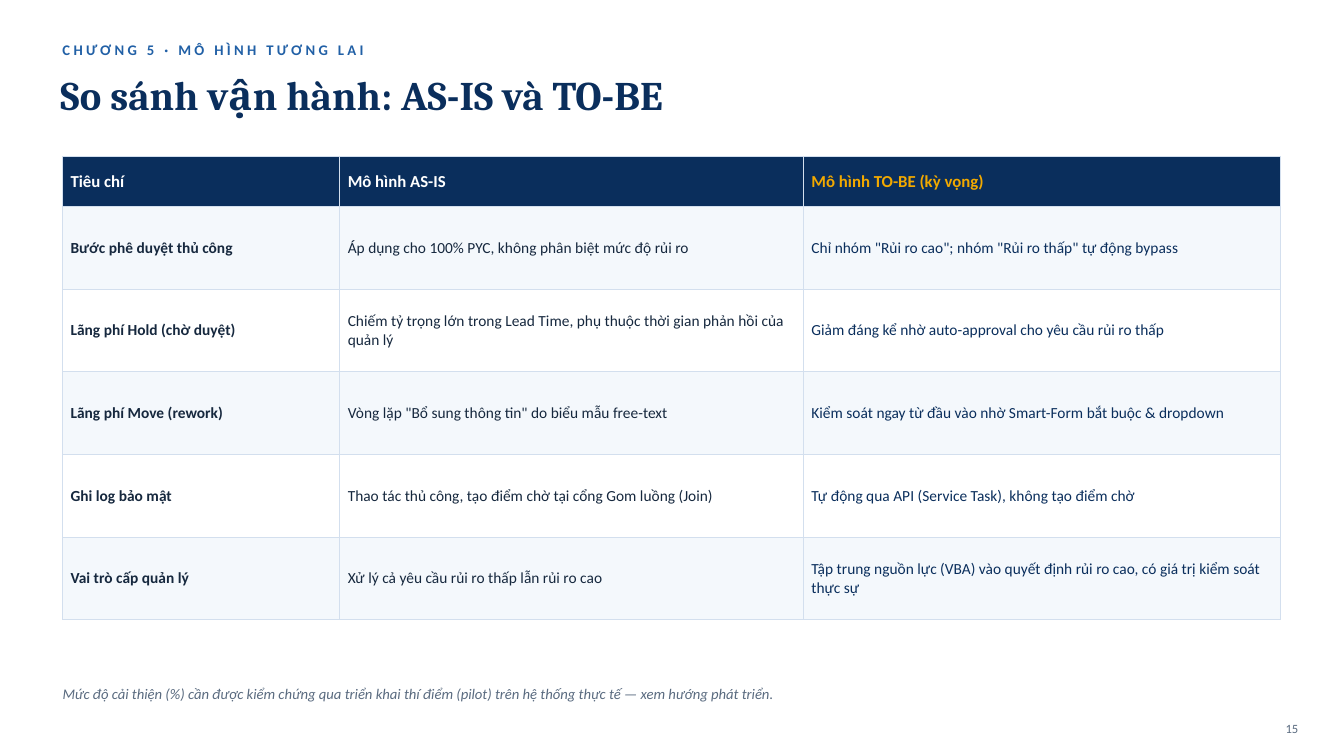
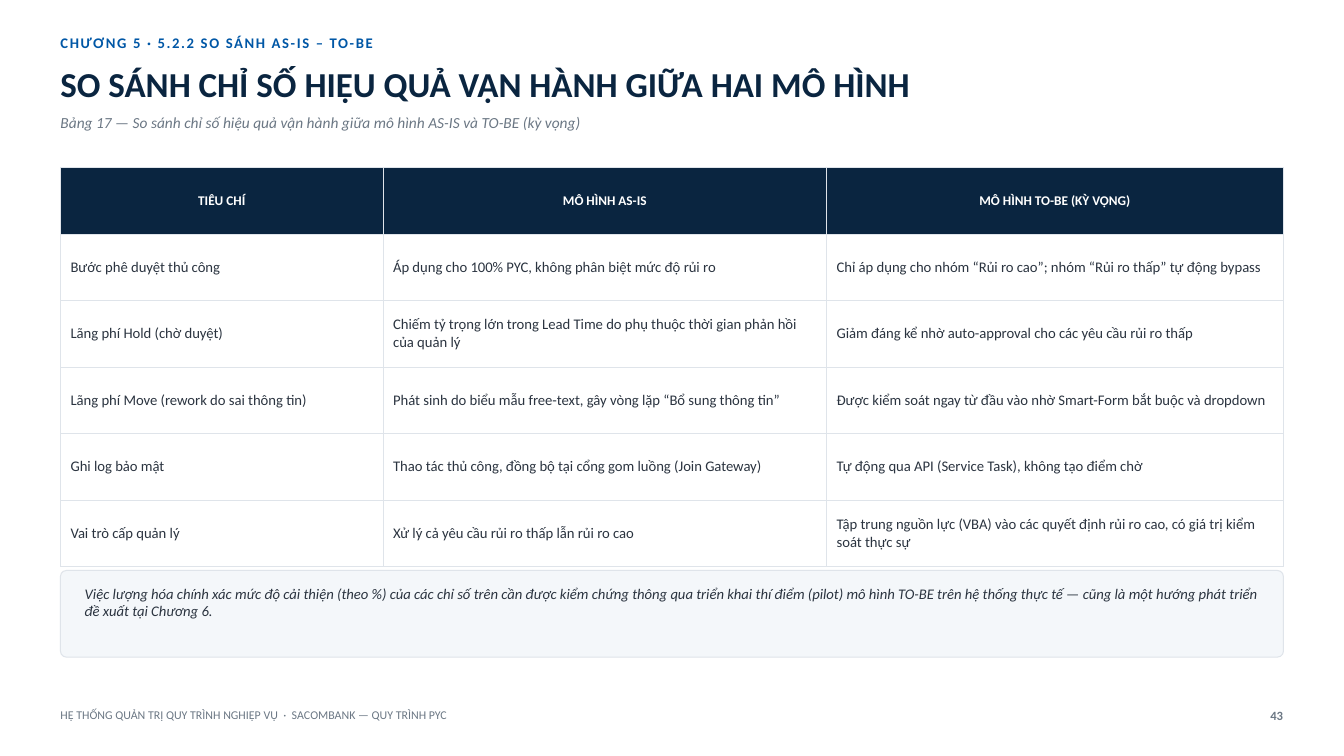
Before and after one commit to trilm83/SACOMBANK, a slide deck: slide 43 of BaoCao_PYC_Sacombank.pptx (slide 15 before the commit). Drawn at 1344x756 pixels with LibreOffice and Linux fonts; fonts in the diff are those of the drawing. Boxes give left, top, right and bottom in pixels: in the first picture for what was removed or moved away, otherwise in the second. Text is boxed around its words. In the diff, an @@ line names an element or a change of style, - is before the commit and + after.

Commit message:
Update slide Báo cáo

```diff
--- a/BaoCao_PYC_Sacombank.pptx
+++ b/BaoCao_PYC_Sacombank.pptx
@@ text removed at [62,42,364,55] @@
-CHƯƠNG 5 · MÔ HÌNH TƯƠNG LAI
@@ text added at [133,38,348,48], 10.5 pt, text #0057A6, bold @@
+CHƯƠNG 5 · 5.2.2 SO SÁNH AS-IS – TO-BE
@@ text added at [60,68,909,103], 25 pt, text #0A2540, bold @@
+SO SÁNH CHỈ SỐ HIỆU QUẢ VẬN HÀNH GIỮA HAI MÔ HÌNH
@@ text at [60,116,580,131]: text changed; size 29 to 11 pt; font Cambria to Calibri; text colour #0A2E5C to #6B7784; bold off; italic on @@
-So sánh vận hành: AS-IS và TO-BE
+Bảng 17 — So sánh chỉ số hiệu quả vận hành giữa mô hình AS-IS và TO-BE (kỳ vọng)
@@ text "Bảng 17 — So sánh ..." at [60,116,580,131]: vertical alignment middle to top @@
@@ table at [60,167,1284,554] @@
-row 1: Tiêu chí | Mô hình AS-IS | Mô hình TO-BE (kỳ vọng)
+row 1: TIÊU CHÍ | MÔ HÌNH AS-IS | MÔ HÌNH TO-BE (KỲ VỌNG)
@@ row 2, column 3: "Chỉ nhóm "Rủi ro cao"; nhóm "Rủi ro thấp" tự động bypass" to "Chỉ áp dụng cho nhóm “Rủi ro cao”; nhóm “Rủi ro thấp” tự động bypass" @@
-row 3, column 2: Chiếm tỷ trọng lớn trong Lead Time, phụ thuộc thời gian phản hồi của quản lý
+row 3, column 2: Chiếm tỷ trọng lớn trong Lead Time do phụ thuộc thời gian phản hồi của quản lý
-row 3, column 3: Giảm đáng kể nhờ auto-approval cho yêu cầu rủi ro thấp
+row 3, column 3: Giảm đáng kể nhờ auto-approval cho các yêu cầu rủi ro thấp
-row 4: Lãng phí Move (rework) | Vòng lặp "Bổ sung thông tin" do biểu mẫu free-text | Kiểm soát ngay từ đầu vào nhờ Smart-Form bắt buộc & dropdown
+row 4: Lãng phí Move (rework do sai thông tin) | Phát sinh do biểu mẫu free-text, gây vòng lặp “Bổ sung thông tin” | Được kiểm soát ngay từ đầu vào nhờ Smart-Form bắt buộc và dropdown
-row 5, column 2: Thao tác thủ công, tạo điểm chờ tại cổng Gom luồng (Join)
+row 5, column 2: Thao tác thủ công, đồng bộ tại cổng gom luồng (Join Gateway)
-row 6, column 3: Tập trung nguồn lực (VBA) vào quyết định rủi ro cao, có giá trị kiểm soát thực sự
+row 6, column 3: Tập trung nguồn lực (VBA) vào các quyết định rủi ro cao, có giá trị kiểm soát thực sự
@@ fill #0A2E5C to #0A2540 in row 1 @@
@@ fill #F4F8FC to none in 9 cells @@
@@ fill #FFFFFF to none in 6 cells @@
@@ size 11 to 10.5 pt in "Bước phê duyệt thủ công", "Áp dụng cho 100% PYC, không phân ...", "Lãng phí Hold (chờ duyệt)", "Ghi log bảo mật" and 3 more places @@
@@ text colour #16283E to #2B3440 in "Bước phê duyệt thủ công", "Áp dụng cho 100% PYC, không phân ...", "Lãng phí Hold (chờ duyệt)", "Ghi log bảo mật" and 2 more places @@
@@ bold off in "Bước phê duyệt thủ công", "Lãng phí Hold (chờ duyệt)", "Ghi log bảo mật", "Vai trò cấp quản lý" @@
@@ text colour #0A2E5C to #2B3440 in "Tự động qua API (Service Task), không ..." @@
@@ borders changed @@
@@ table: place and size @@
-table at [63,156,1280,600]
+table at [60,167,1284,554]
@@ rounded rectangle added at [60,571,1284,657], fill #F4F7FA, outline #DFE4EA 0.75 pt @@
@@ text "Việc lượng hóa chính xác ..." at [85,587,1257,619]: vertical alignment middle to top @@
@@ text at [85,587,1257,619]: text changed; text colour #5A6B80 to #2B3440 @@
-Mức độ cải thiện (%) cần được kiểm chứng qua triển khai thí điểm (pilot) trên hệ thống thực tế — xem hướng phát triển.
+Việc lượng hóa chính xác mức độ cải thiện (theo %) của các chỉ số trên cần được kiểm chứng thông qua triển khai thí điểm (pilot) mô hình TO-BE trên hệ thống thực tế — cũng là một hướng phát triển đề xuất tại Chương 6.
@@ text added at [60,709,447,721], 8.5 pt, text #6B7784 @@
+HỆ THỐNG QUẢN TRỊ QUY TRÌNH NGHIỆP VỤ · SACOMBANK — QUY TRÌNH PYC
@@ text added at [1270,712,1283,720], 9 pt, text #6B7784, bold @@
+43
@@ text removed at [1286,725,1299,733] @@
-15
```
Also in this commit, not shown: 7 other slides changed, 39 slides added, 10 slides removed.
